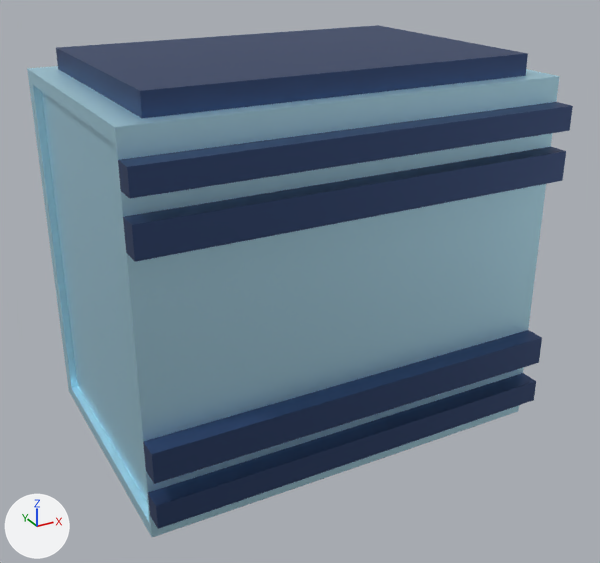
One commit to the FBX model Stock Rising/Assets/Objects/Miniatures/1.fbx: the scene before it, then after it.
The view is the same before and after, from a camera (50 mm lens) standing at (-63.1, -74.6, 37.7) and looking at (-17.4, 8.4, -3.8). The axes (+X, +Y, +Z) are drawn at lower left. The lights are the same throughout. Where no turn or scale is listed for an object, it has been applied to the vertices. Vertices at the same position are counted once.
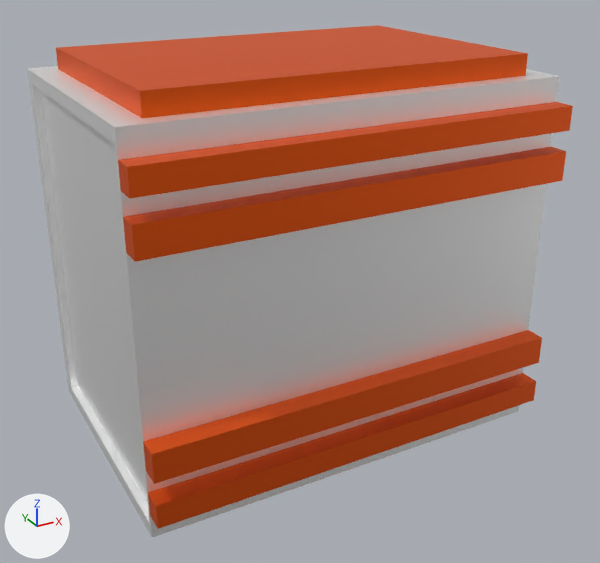
The newer file is also rescaled (x0.262), turned or shifted as a whole; pictures and numbers use the older file's frame.

The change in detail:
Material 'Material.002' (mat_material_002) changes colour from cyan #c4efff to white #ffffff; in linear values from (0.554, 0.866, 1.0) to (1.0, 1.0, 1.0).
Material 'Material.003' (mat_material_003) is new.
Its base color is (1.0, 0.136, 0.0123) (orange #ff671d).
Its metallic is 0.885.
me_cube_010 has 100 vertices, 70 faces and spans x -51.0..0.0, y -2.5..34.0, z -26.5..22.3.
me_cube_010 is used by ob_cube; location (7.9, -5.7, 1.4).
me_cube_010 part 1: all 30 faces that had it switch from mat_material (blue #485c87) to mat_material_003 (orange #ff671d).

Location of each change, [x1, y1, x2, y2] in pixels of the pictures (600 x 563 px):
'Cube', recoloured: [27, 25, 573, 537] in both
part 1 of me_cube_010, recoloured (blue to orange): [56, 25, 573, 529] in both
